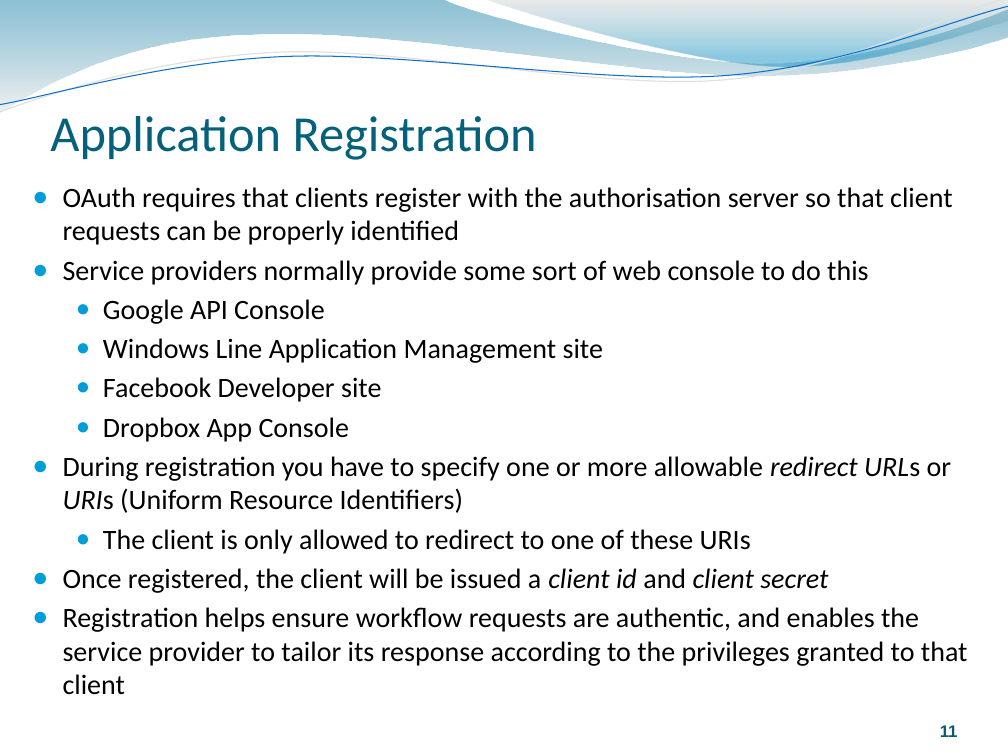
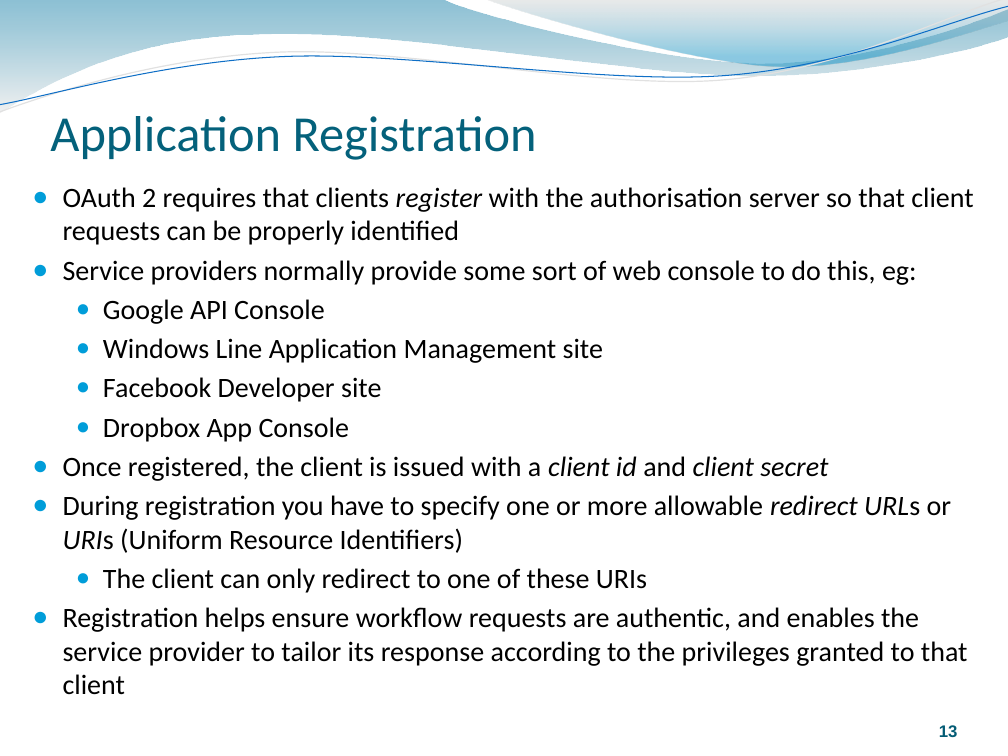
Before and after one commit to rozanski/bcs_spa14, a slide deck: slide 13 of session-materials/Oauth-Session.pptx (slide 11 before the commit). Drawn at 1008x756 pixels with LibreOffice and Linux fonts; fonts in the diff are those of the drawing. Boxes give left, top, right and bottom in pixels: in the first picture for what was removed or moved away, otherwise in the second. Text is boxed around its words. In the diff, an @@ line names an element or a change of style, - is before the commit and + after.

```diff
--- a/session-materials/Oauth-Session.pptx
+++ b/session-materials/Oauth-Session.pptx
@@ text at (63, 187, 973, 285): text changed @@
-● OAuth requires that clients register with the authorisation server so that client requests can be properly identified
-● Service providers normally provide some sort of web console to do this
+● OAuth 2 requires that clients register with the authorisation server so that client requests can be properly identified
+● Service providers normally provide some sort of web console to do this, eg:
@@ text at (63, 456, 828, 481): paragraph added @@
+● Once registered, the client is issued with a client id and client secret
@@ text at (103, 568, 647, 593): text changed @@
-  ● The client is only allowed to redirect to one of these URIs
-● Once registered, the client will be issued a client id and client secret
+  ● The client can only redirect to one of these URIs
@@ page number at (939, 725, 958, 737): text changed @@
-11
+13
```
Also in this commit, not shown: 16 other slides changed, 3 slides added, 2 other files.
